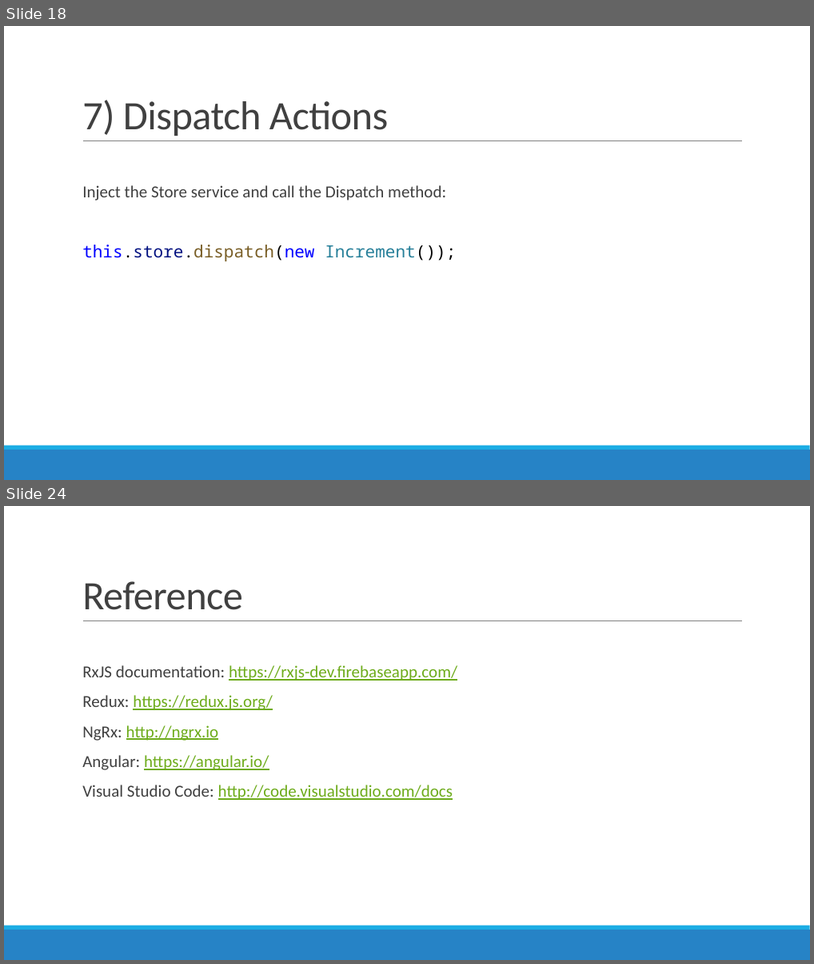
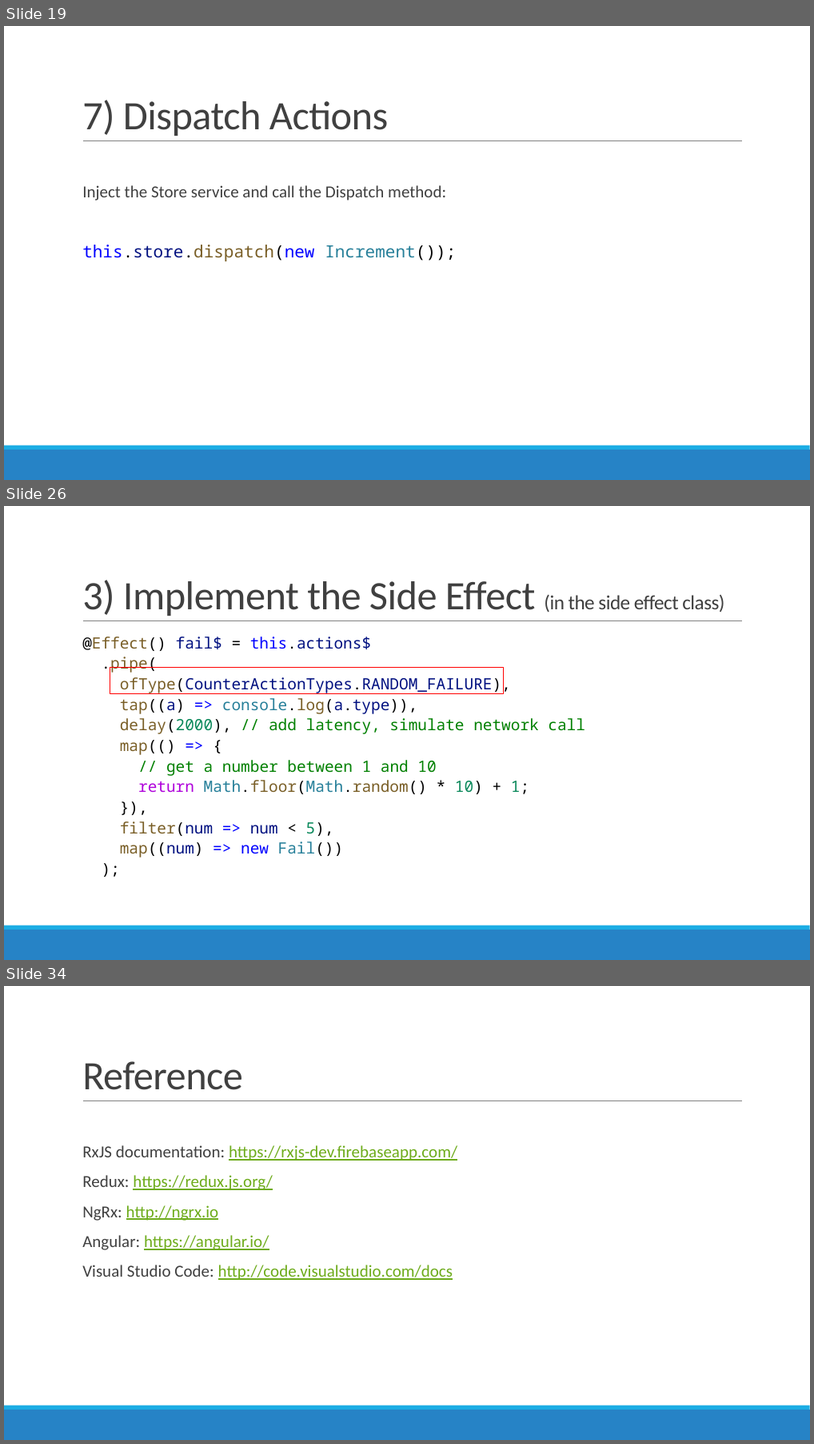
Before and after one commit to AGiorgetti/ngrx101, a slide deck: ReactiveProgramming_ngrx.pptx. Shown one above the other, each under a label of ours: slides 18 and 24 before the commit, slides 19, 26 and 34 after it; the slides between them are not shown. The pictures are 814x964 and 814x1444 pixels, drawn with LibreOffice and Linux fonts; fonts in the diff are those of the drawing. Boxes give left, top, right and bottom in pixels: in the first picture for what was removed or moved away, otherwise in the second. Text is boxed around its words. In the diff, an @@ line names an element or a change of style, - is before the commit and + after.

```diff
--- a/ReactiveProgramming_ngrx.pptx
+++ b/ReactiveProgramming_ngrx.pptx
@@ slide 26 added at (x1=4, y1=506, x2=810, y2=960), background #FFFFFF; not listed: 3 template elements that a slide beside it also shows @@
@@ title added at (x1=82, y1=580, x2=725, y2=616), 48 pt, text #404040 @@
+3) Implement the Side Effect (in the side effect class)
@@ text added at (x1=82, y1=636, x2=586, y2=857), 18.5 pt, text #001080 @@
+  @Effect() fail$ = this.actions$
+  .pipe(
+  ofType(CounterActionTypes.RANDOM_FAILURE),
+  tap((a) => console.log(a.type)),
+  delay(2000), // add latency, simulate network call
+  map(() => {
+  // get a number between 1 and 10
+  return Math.floor(Math.random() * 10) + 1;
+  }),
+  filter(num => num < 5),
+  map((num) => new Fail())
+  );
@@ rectangle added at (x1=110, y1=668, x2=504, y2=694), outline #FF0000 1.25 pt @@
@@ what was slide 18 is now slide 19 @@
@@ what was slide 24 is now slide 34 @@
```
Also in this commit, not shown: 2 slides changed, 11 other slides added, 2 slides removed, 2 other files.
